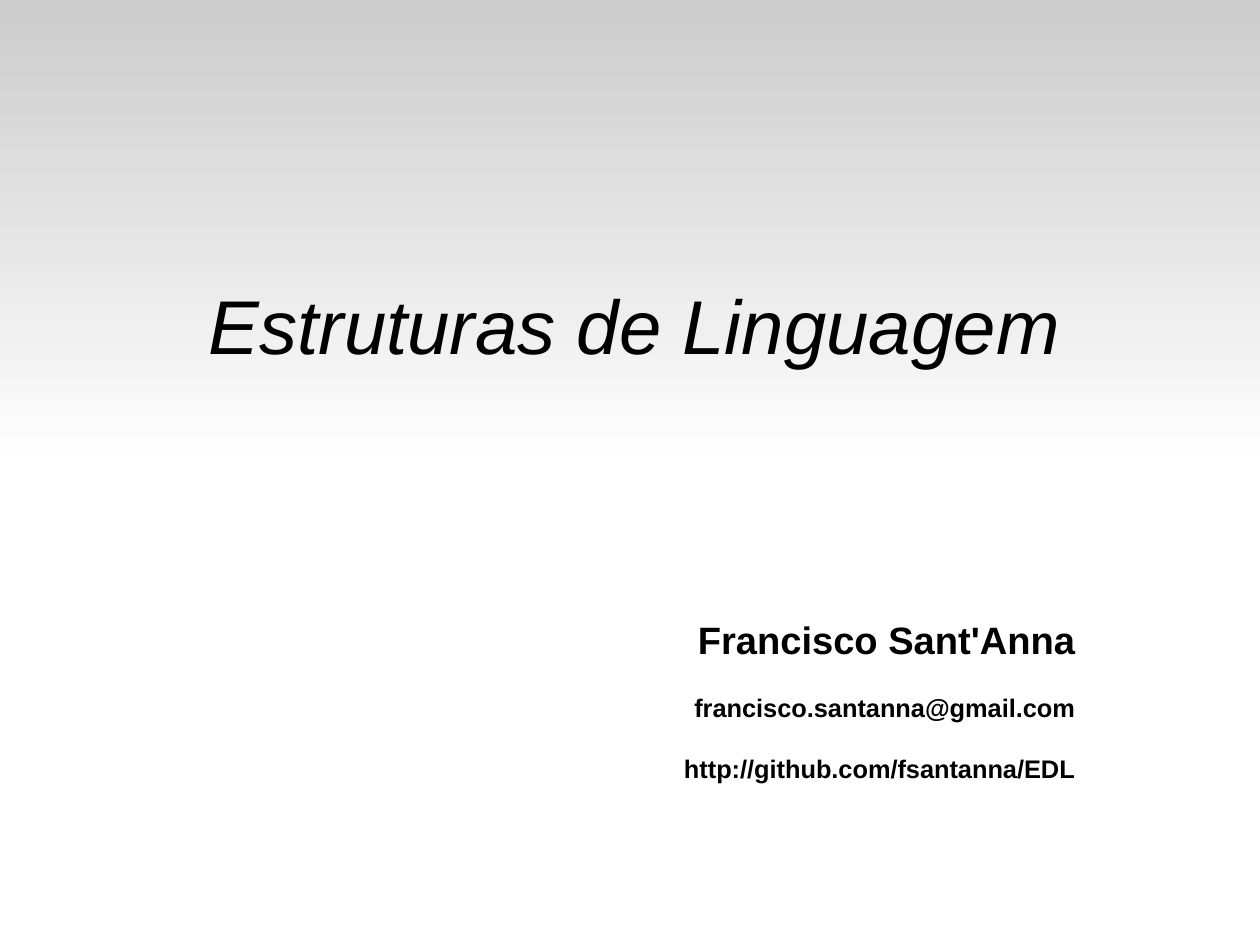
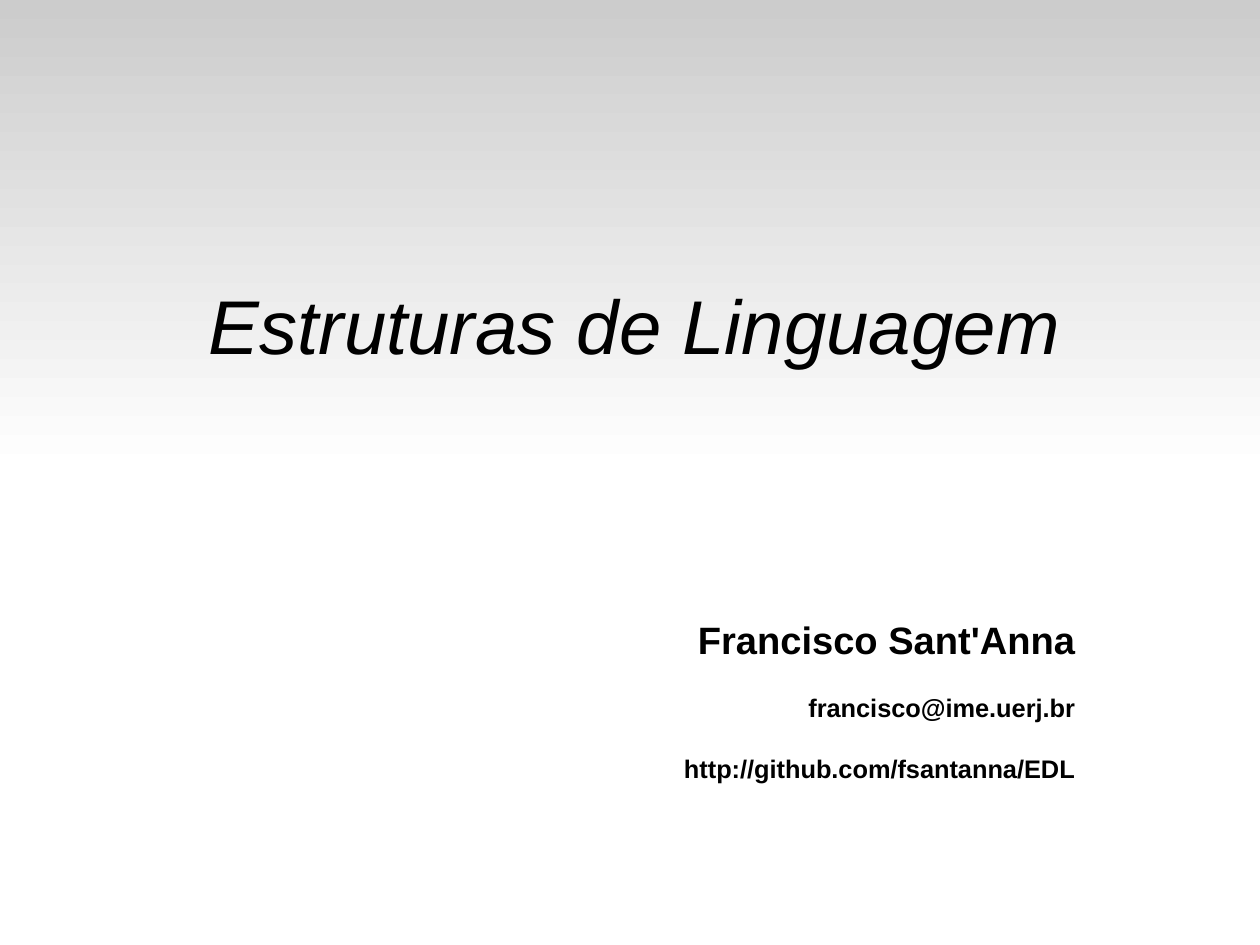
Before and after one commit to fsantanna-uerj/EDL, a slide deck: slide 1 of slides/edl-02.odp. Drawn at 1260x945 pixels with LibreOffice and Linux fonts; fonts in the diff are those of the drawing. Boxes give left, top, right and bottom in pixels: in the first picture for what was removed or moved away, otherwise in the second. Text is boxed around its words. In the diff, an @@ line names an element or a change of style, - is before the commit and + after.

```diff
--- a/slides/edl-02.odp
+++ b/slides/edl-02.odp
@@ text at (808, 698, 1075, 723): text changed @@
-francisco.santanna@gmail.com
+francisco@ime.uerj.br
```
Also in this commit, not shown: 4 slides removed, 5 other files.
